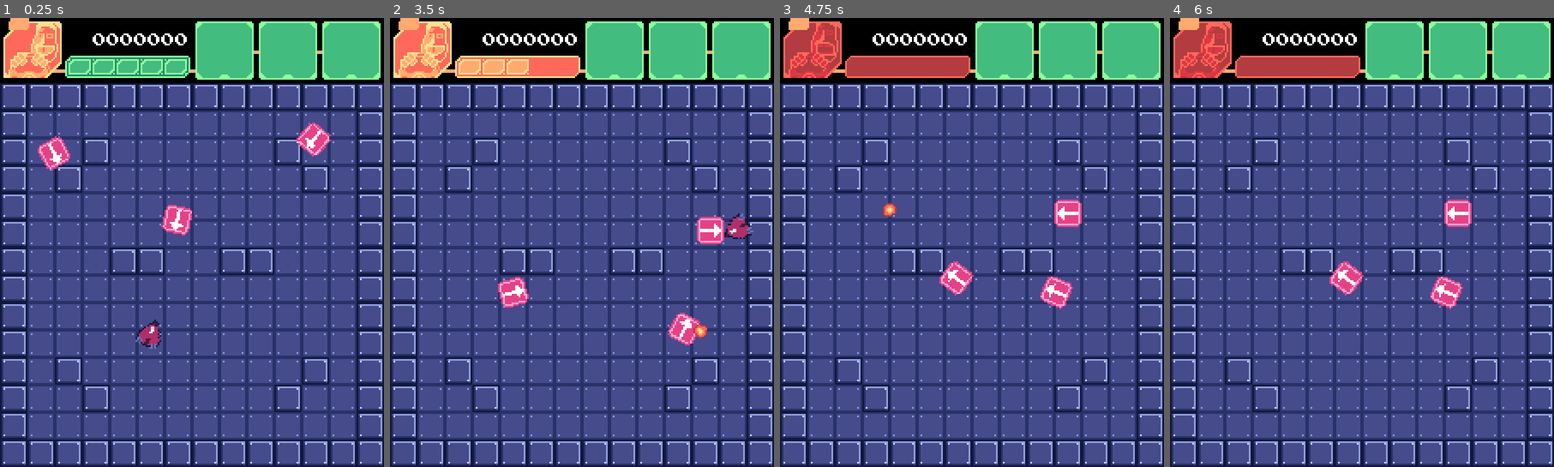
Above: before the commit, frames 1-4 (left to right).
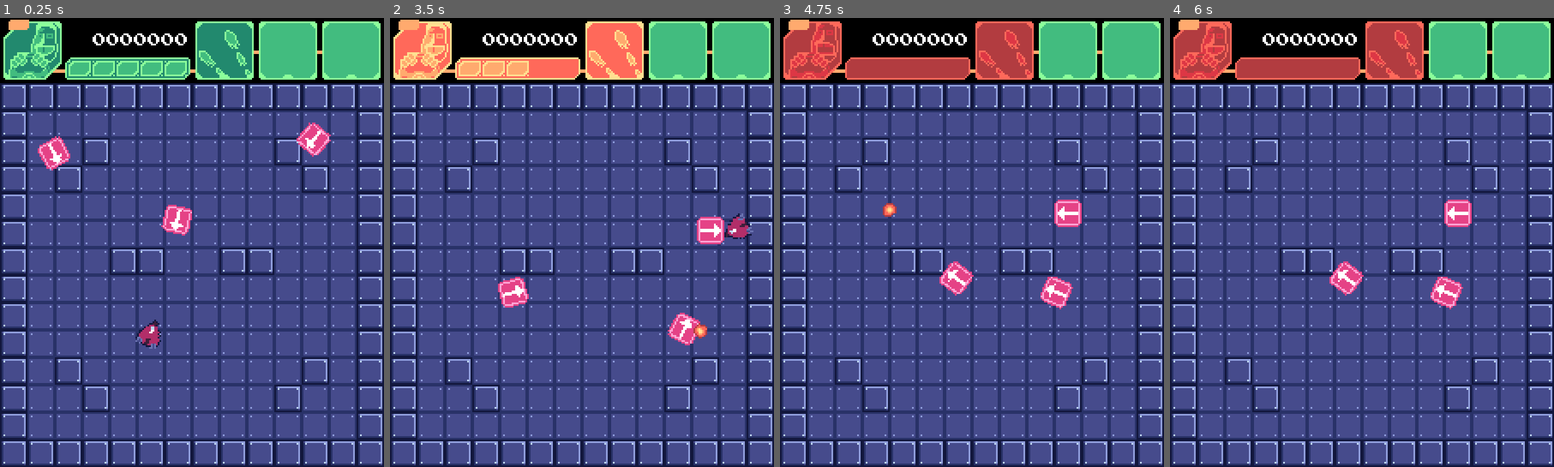
Above: after the commit, the same moments.

Repository: andresTapari/Haha-Woo-
Game: Godot game, scene res://scenes/lvl/dev_lvl.tscn
Two runs of this game, one before a commit and one after it. Both use one fixed random seed, a clock stepped at 60 frames per second and the inputs below.
Inputs (mouse positions are in pixels of both pictures, inside the frame that each line leads up to):
- Up to frame 1 (0.25 s): no input
- Up to frame 2 (3.5 s): move the mouse to (666, 220) at 0.52 s; press the mouse at (666, 220) at 0.53 s; hold Right (ui_right) 0.53-1.28 s; move the mouse to (505, 264) at 1.27 s; release the mouse at (505, 264) at 1.28 s; hold Down (ui_down) 1.28-2.03 s; click (505, 264) at 1.35 s; move the mouse to (620, 143) at 2.02 s; press the mouse at (620, 143) at 2.03 s; hold Right (ui_right) 2.03-2.78 s; move the mouse to (562, 332) at 2.77 s; release the mouse at (562, 332) at 2.78 s; hold Up (ui_up) from 2.78 s (still down); click (562, 332) at 2.85 s
- Up to frame 3 (4.75 s): move the mouse to (1087, 309) at 3.52 s; release Up (ui_up) at 3.53 s; press the mouse at (1087, 309) at 3.53 s; hold Left (ui_left) from 3.53 s (still down); move the mouse to (856, 175) at 4.27 s; release the mouse at (856, 175) at 4.28 s; click (856, 175) at 4.35 s
- Up to frame 4 (6 s): move the mouse to (1381, 242) at 5.02 s; release Left (ui_left) at 5.03 s; press the mouse at (1381, 242) at 5.03 s; hold Down (ui_down) 5.03-5.78 s; tap Enter at 5.75 s; move the mouse to (1304, 130) at 5.77 s; release the mouse at (1304, 130) at 5.78 s; hold Right (ui_right) from 5.78 s (still down); click (1304, 130) at 5.85 s

The runs differ from the first frame. In frame 1, 4.3% of the frame differs, in the area x 0-66%, y 0-14%; in frame 2, 2.8%; in frame 3, 2.5%; in frame 4, 2.5%.

Commit message:
special_1

Diff:
--- a/scenes/ui/healthBar.tscn
+++ b/scenes/ui/healthBar.tscn
@@ -14,6 +14,5 @@
 [node name="AnimatedSprite2D" type="AnimatedSprite2D" parent="."]
 unique_name_in_owner = true
 texture_filter = 1
-position = Vector2(0.010274, -0.0961539)
 sprite_frames = ExtResource("2_uqsfo")
-offset = Vector2(37, 7)
+centered = false
--- a/scenes/ui/player_icon.tscn
+++ b/scenes/ui/player_icon.tscn
@@ -1,43 +1,43 @@
-[gd_scene load_steps=14 format=3 uid="uid://dsjq5esngwks2"]
+[gd_scene load_steps=14 format=3 uid="uid://drarws1167a5e"]
 
 [ext_resource type="Texture2D" uid="uid://ffdxync8l3a5" path="res://assets/aseprite/ui/facebox_placeholder.png" id="1_a66w0"]
 [ext_resource type="Script" path="res://scripts/ui/player_icon.gd" id="1_ul8dv"]
-[ext_resource type="Texture2D" uid="uid://dt3kslkhgn4o2" path="res://assets/aseprite/ui/Player_Icon_animation.png" id="1_ymfuu"]
+[ext_resource type="Texture2D" uid="uid://dt3kslkhgn4o2" path="res://assets/aseprite/ui/CharacterFace/Player_Icon_animation.png" id="2_3c1xp"]
 
 [sub_resource type="AtlasTexture" id="AtlasTexture_4j2le"]
-atlas = ExtResource("1_ymfuu")
+atlas = ExtResource("2_3c1xp")
 region = Rect2(0, 0, 34, 35)
 
 [sub_resource type="AtlasTexture" id="AtlasTexture_a7gyj"]
-atlas = ExtResource("1_ymfuu")
+atlas = ExtResource("2_3c1xp")
 region = Rect2(34, 0, 34, 35)
 
 [sub_resource type="AtlasTexture" id="AtlasTexture_628oq"]
-atlas = ExtResource("1_ymfuu")
+atlas = ExtResource("2_3c1xp")
 region = Rect2(0, 0, 34, 35)
 
 [sub_resource type="AtlasTexture" id="AtlasTexture_mwb3p"]
-atlas = ExtResource("1_ymfuu")
+atlas = ExtResource("2_3c1xp")
 region = Rect2(68, 0, 34, 35)
 
 [sub_resource type="AtlasTexture" id="AtlasTexture_s637g"]
-atlas = ExtResource("1_ymfuu")
+atlas = ExtResource("2_3c1xp")
 region = Rect2(136, 0, 34, 35)
 
 [sub_resource type="AtlasTexture" id="AtlasTexture_8wso6"]
-atlas = ExtResource("1_ymfuu")
+atlas = ExtResource("2_3c1xp")
 region = Rect2(136, 0, 34, 35)
 
 [sub_resource type="AtlasTexture" id="AtlasTexture_6yfwj"]
-atlas = ExtResource("1_ymfuu")
+atlas = ExtResource("2_3c1xp")
 region = Rect2(170, 0, 34, 35)
 
 [sub_resource type="AtlasTexture" id="AtlasTexture_5r2ub"]
-atlas = ExtResource("1_ymfuu")
+atlas = ExtResource("2_3c1xp")
 region = Rect2(68, 0, 34, 35)
 
 [sub_resource type="AtlasTexture" id="AtlasTexture_7wksw"]
-atlas = ExtResource("1_ymfuu")
+atlas = ExtResource("2_3c1xp")
 region = Rect2(102, 0, 34, 35)
 
 [sub_resource type="SpriteFrames" id="SpriteFrames_biyyn"]
@@ -127,22 +127,22 @@
 }]
 
 [node name="Face_icon" type="Control"]
+texture_filter = 2
 layout_mode = 3
 anchors_preset = 0
-offset_right = 40.0
-offset_bottom = 40.0
 script = ExtResource("1_ul8dv")
 
 [node name="AnimatedSprite2D" type="AnimatedSprite2D" parent="."]
 unique_name_in_owner = true
-texture_filter = 3
-position = Vector2(19, 18)
+texture_filter = 1
 sprite_frames = SubResource("SpriteFrames_biyyn")
-animation = &"yellow_damage"
+animation = &"idle"
+centered = false
 
 [node name="Face" type="TextureRect" parent="."]
 visible = false
 texture_filter = 1
+layout_mode = 0
 offset_left = 2.0
 offset_top = 1.0
 offset_right = 36.0
--- /dev/null
+++ b/scenes/ui/special_1.tscn
@@ -0,0 +1,98 @@
+[gd_scene load_steps=15 format=3 uid="uid://bos416ay5ltmu"]
+
+[ext_resource type="Texture2D" uid="uid://c4u5n5hihxymj" path="res://assets/aseprite/ui/Special_1/Bullet_lvl1.png" id="1_hb7qq"]
+[ext_resource type="Script" path="res://scripts/ui/special_1.gd" id="1_soqvn"]
+[ext_resource type="Texture2D" uid="uid://jc1bxa0uosnw" path="res://assets/aseprite/ui/Special_1/Bullet_lvl2.png" id="2_sokg1"]
+[ext_resource type="Texture2D" uid="uid://crerv3rgxi1jl" path="res://assets/aseprite/ui/Special_1/Bullet_lvl3.png" id="3_cvxse"]
+
+[sub_resource type="AtlasTexture" id="AtlasTexture_s74od"]
+atlas = ExtResource("1_hb7qq")
+region = Rect2(0, 0, 34, 34)
+
+[sub_resource type="AtlasTexture" id="AtlasTexture_tyj0x"]
+atlas = ExtResource("1_hb7qq")
+region = Rect2(34, 0, 34, 34)
+
+[sub_resource type="AtlasTexture" id="AtlasTexture_okq0q"]
+atlas = ExtResource("1_hb7qq")
+region = Rect2(68, 0, 34, 34)
+
+[sub_resource type="AtlasTexture" id="AtlasTexture_pkmyn"]
+atlas = ExtResource("2_sokg1")
+region = Rect2(0, 0, 34, 34)
+
+[sub_resource type="AtlasTexture" id="AtlasTexture_u0e6b"]
+atlas = ExtResource("2_sokg1")
+region = Rect2(34, 0, 34, 34)
+
+[sub_resource type="AtlasTexture" id="AtlasTexture_oimxv"]
+atlas = ExtResource("2_sokg1")
+region = Rect2(68, 0, 34, 34)
+
+[sub_resource type="AtlasTexture" id="AtlasTexture_3llxb"]
+atlas = ExtResource("3_cvxse")
+region = Rect2(0, 0, 34, 34)
+
+[sub_resource type="AtlasTexture" id="AtlasTexture_58fob"]
+atlas = ExtResource("3_cvxse")
+region = Rect2(34, 0, 34, 34)
+
+[sub_resource type="AtlasTexture" id="AtlasTexture_w5dc1"]
+atlas = ExtResource("3_cvxse")
+region = Rect2(68, 0, 34, 34)
+
+[sub_resource type="SpriteFrames" id="SpriteFrames_3nyua"]
+animations = [{
+"frames": [{
+"duration": 1.0,
+"texture": SubResource("AtlasTexture_s74od")
+}, {
+"duration": 1.0,
+"texture": SubResource("AtlasTexture_tyj0x")
+}, {
+"duration": 1.0,
+"texture": SubResource("AtlasTexture_okq0q")
+}],
+"loop": true,
+"name": &"lvl_1",
+"speed": 5.0
+}, {
+"frames": [{
+"duration": 1.0,
+"texture": SubResource("AtlasTexture_pkmyn")
+}, {
+"duration": 1.0,
+"texture": SubResource("AtlasTexture_u0e6b")
+}, {
+"duration": 1.0,
+"texture": SubResource("AtlasTexture_oimxv")
+}],
+"loop": true,
+"name": &"lvl_2",
+"speed": 5.0
+}, {
+"frames": [{
+"duration": 1.0,
+"texture": SubResource("AtlasTexture_3llxb")
+}, {
+"duration": 1.0,
+"texture": SubResource("AtlasTexture_58fob")
+}, {
+"duration": 1.0,
+"texture": SubResource("AtlasTexture_w5dc1")
+}],
+"loop": true,
+"name": &"lvl_3",
+"speed": 5.0
+}]
+
+[node name="special_1" type="Control"]
+layout_mode = 3
+anchors_preset = 0
+script = ExtResource("1_soqvn")
+
+[node name="AnimatedSprite2D" type="AnimatedSprite2D" parent="."]
+texture_filter = 1
+sprite_frames = SubResource("SpriteFrames_3nyua")
+animation = &"lvl_1"
+centered = false
--- a/scenes/ui/uiHeadder.tscn
+++ b/scenes/ui/uiHeadder.tscn
@@ -1,10 +1,11 @@
-[gd_scene load_steps=8 format=3 uid="uid://75unjbos3vci"]
+[gd_scene load_steps=9 format=3 uid="uid://75unjbos3vci"]
 
 [ext_resource type="Script" path="res://scripts/ui/ui.gd" id="1_6xwfv"]
 [ext_resource type="Texture2D" uid="uid://bjflp8uflqbsv" path="res://assets/aseprite/ui/header.png" id="1_ld1tm"]
-[ext_resource type="PackedScene" uid="uid://dsjq5esngwks2" path="res://scenes/ui/player_icon.tscn" id="3_m88l4"]
+[ext_resource type="PackedScene" uid="uid://drarws1167a5e" path="res://scenes/ui/player_icon.tscn" id="3_m88l4"]
 [ext_resource type="Texture2D" uid="uid://bc8urgtidltbq" path="res://assets/aseprite/ui/Special_place_holder.png" id="3_yop3i"]
 [ext_resource type="PackedScene" uid="uid://bmqcn7krtyvvf" path="res://scenes/ui/healthBar.tscn" id="6_5ltab"]
+[ext_resource type="PackedScene" uid="uid://bos416ay5ltmu" path="res://scenes/ui/special_1.tscn" id="7_22m4f"]
 [ext_resource type="FontFile" uid="uid://rfl04y1mlf2l" path="res://assets/fonts/arcadepix/ARCADEPI.TTF" id="7_dqthh"]
 
 [sub_resource type="Theme" id="Theme_cw5lj"]
@@ -30,16 +31,10 @@
 
 [node name="Face_icon" parent="." instance=ExtResource("3_m88l4")]
 layout_mode = 0
-
-[node name="Special_1" type="TextureRect" parent="."]
-texture_filter = 1
-layout_mode = 0
-offset_left = 114.0
-offset_top = 2.0
-offset_right = 148.0
-offset_bottom = 36.0
-texture = ExtResource("3_yop3i")
-stretch_mode = 3
+offset_left = 2.0
+offset_top = 1.0
+offset_right = 2.0
+offset_bottom = 1.0
 
 [node name="Special_2" type="TextureRect" parent="."]
 texture_filter = 1
@@ -62,10 +57,10 @@
 stretch_mode = 3
 
 [node name="healthBar" parent="." instance=ExtResource("6_5ltab")]
-offset_left = 37.0
-offset_top = 22.0
-offset_right = 117.0
-offset_bottom = 38.0
+offset_left = 38.0
+offset_top = 23.0
+offset_right = 118.0
+offset_bottom = 39.0
 
 [node name="Label" type="Label" parent="."]
 texture_filter = 1
@@ -78,3 +73,10 @@
 text = "0000000"
 horizontal_alignment = 2
 vertical_alignment = 1
+
+[node name="special_1" parent="." instance=ExtResource("7_22m4f")]
+layout_mode = 1
+offset_left = 114.0
+offset_top = 2.0
+offset_right = 114.0
+offset_bottom = 2.0
--- a/scripts/ui/player_icon.gd
+++ b/scripts/ui/player_icon.gd
@@ -1,6 +1,10 @@
 extends Control
 
 @onready var animatedSprite = %AnimatedSprite2D
+
+func _ready():
+	animatedSprite.animation = "idle"
+	animatedSprite.frame = 0
 
 func _process(delta):
 	pass
--- /dev/null
+++ b/scripts/ui/special_1.gd
@@ -0,0 +1,24 @@
+extends Control
+
+@onready var animatedSprite = $AnimatedSprite2D
+
+func _ready():
+	animatedSprite.animation = "lvl_1"
+	animatedSprite.frame = 0
+
+func update_special(current_lvl: int, current_health: int) -> void:
+	# Actualizamos color hud
+	if current_lvl == 1:
+		animatedSprite.animation = "lvl_1"
+	elif current_lvl == 2:
+		animatedSprite.animation = "lvl_2"
+	elif current_lvl == 3:
+		animatedSprite.animation = "lvl_3"
+
+	# Actualizamos lvl de arma
+	if current_health > 3:
+		animatedSprite.frame = 0
+	elif current_health > 1:
+		animatedSprite.frame = 1
+	else:
+		animatedSprite.frame = 2
--- a/scripts/ui/ui.gd
+++ b/scripts/ui/ui.gd
@@ -14,5 +14,6 @@
 func _on_player_update_health_value_ui(current_health):
 	$healthBar.update_draw(current_health)
 	$Face_icon.handle_player_hit(current_health)
+	$special_1.update_special(1,current_health)
 	await  $Face_icon/AnimatedSprite2D.animation_finished
 	$Face_icon.update_draw(current_health)
Renamed: assets/aseprite/ui/Player_Icon.aseprite -> assets/aseprite/ui/CharacterFace/Player_Icon.aseprite
Renamed: assets/aseprite/ui/Player_Icon_animation.png -> assets/aseprite/ui/CharacterFace/Player_Icon_animation.png
Not shown, added: assets/aseprite/ui/CharacterFace/Player_Icon_animation.png.import
Binary file added: assets/aseprite/ui/Special_1/Bullet_lvl1.aseprite
Binary file added: assets/aseprite/ui/Special_1/Bullet_lvl1.png
Not shown, added: assets/aseprite/ui/Special_1/Bullet_lvl1.png.import
Binary file added: assets/aseprite/ui/Special_1/Bullet_lvl2.aseprite
Binary file added: assets/aseprite/ui/Special_1/Bullet_lvl2.png
Not shown, changed: assets/aseprite/ui/Special_1/Bullet_lvl2.png.import
Binary file added: assets/aseprite/ui/Special_1/Bullet_lvl3.aseprite
Binary file added: assets/aseprite/ui/Special_1/Bullet_lvl3.png
Not shown, added: assets/aseprite/ui/Special_1/Bullet_lvl3.png.import
